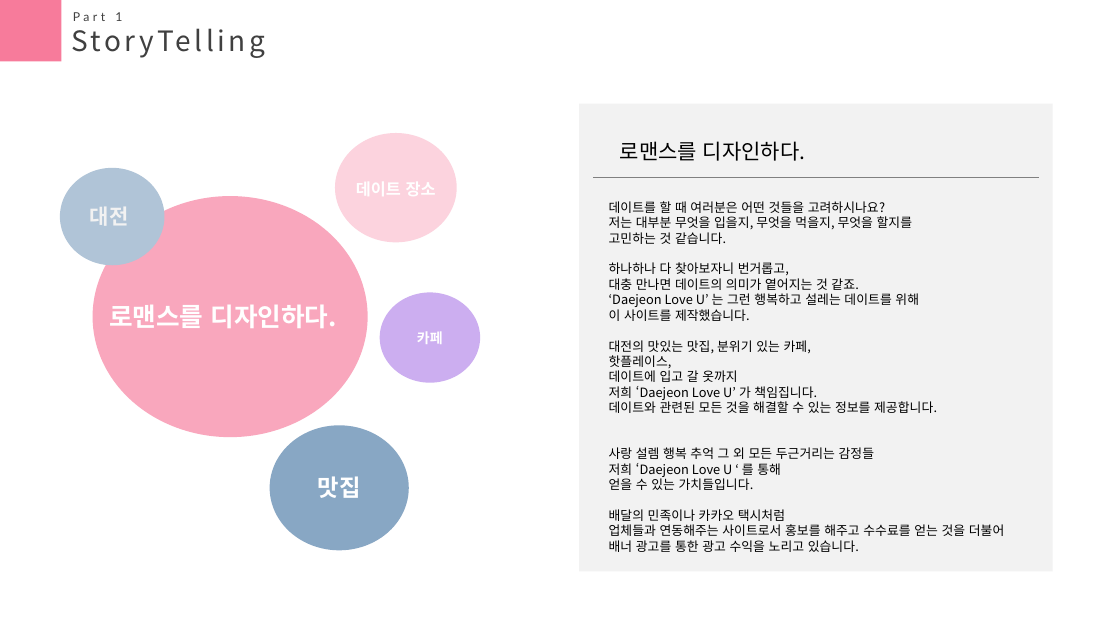
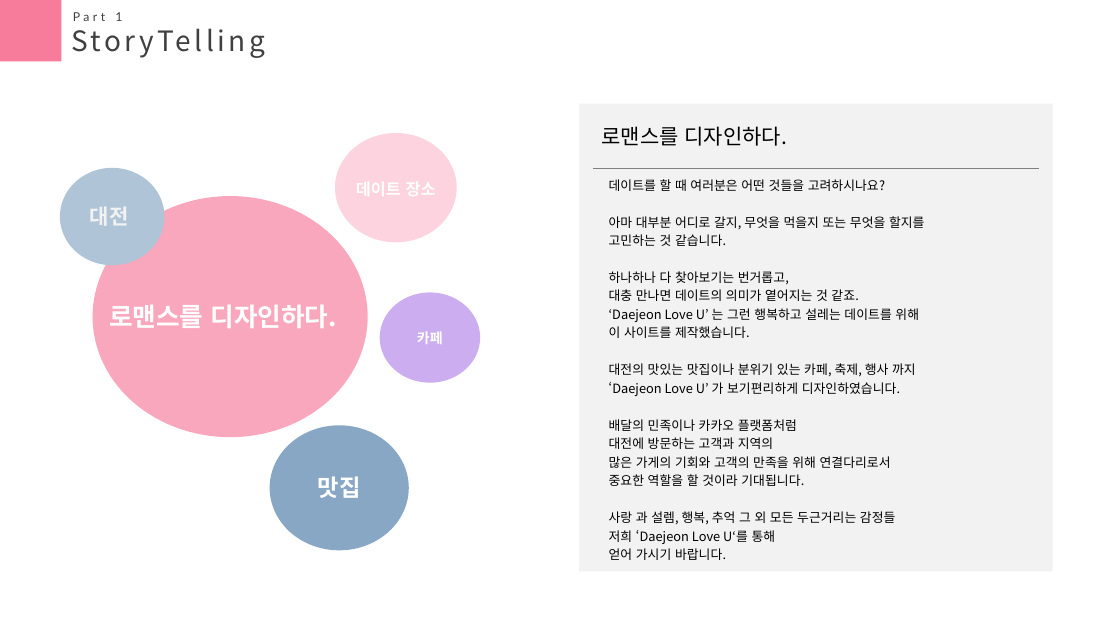
Before and after one commit to seasukmin/DateTeam, a slide deck: slide 3 of 박근모 - 메인/ppt.pptx. Drawn at 1120x630 pixels with LibreOffice and Linux fonts; fonts in the diff are those of the drawing. Boxes give left, top, right and bottom in pixels: in the first picture for what was removed or moved away, otherwise in the second. Text is boxed around its words. In the diff, an @@ line names an element or a change of style, - is before the commit and + after.

```diff
--- a/박근모 - 메인/ppt.pptx
+++ b/박근모 - 메인/ppt.pptx
@@ text "로맨스를 디자인하다.": place and size @@
-text "로맨스를 디자인하다." at (620, 141, 805, 161)
+text "로맨스를 디자인하다." at (601, 126, 787, 146)
@@ line moved from (593, 177) - (1039, 177) to (593, 169) - (1039, 169) @@
@@ text "데이트를 할 때 여러분은 어떤 ...": place and size @@
-text "데이트를 할 때 여러분은 어떤 ..." at (609, 201, 1004, 552)
+text "데이트를 할 때 여러분은 어떤 ..." at (609, 179, 924, 560)
@@ text at (609, 179, 919, 338): line spacing 1 to 1.2 @@
@@ text at (609, 216, 924, 229): text changed @@
-저는 대부분 무엇을 입을지, 무엇을 먹을지, 무엇을 할지를
+아마 대부분 어디로 갈지, 무엇을 먹을지 또는 무엇을 할지를
@@ text at (609, 271, 789, 284): text changed @@
-하나하나 다 찾아보자니 번거롭고,
+하나하나 다 찾아보기는 번거롭고,
@@ text at (609, 363, 916, 560): text changed @@
-대전의 맛있는 맛집, 분위기 있는 카페,
-핫플레이스,
-데이트에 입고 갈 옷까지
-저희 ‘Daejeon Love U’ 가 책임집니다.
-데이트와 관련된 모든 것을 해결할 수 있는 정보를 제공합니다.
-사랑 설렘 행복 추억 그 외 모든 두근거리는 감정들
-저희 ‘Daejeon Love U ‘ 를 통해
-얻을 수 있는 가치들입니다.
-배달의 민족이나 카카오 택시처럼
-업체들과 연동해주는 사이트로서 홍보를 해주고 수수료를 얻는 것을 더불어 배너 광고를 통한 광고 수익을 노리고 있습니다.
+대전의 맛있는 맛집이나 분위기 있는 카페, 축제, 행사 까지
+‘Daejeon Love U’ 가 보기편리하게 디자인하였습니다.
+배달의 민족이나 카카오 플랫폼처럼
+대전에 방문하는 고객과 지역의
+많은 가게의 기회와 고객의 만족을 위해 연결다리로서
+중요한 역할을 할 것이라 기대됩니다.
+사랑 과 설렘, 행복, 추억 그 외 모든 두근거리는 감정들
+저희 ‘Daejeon Love U‘를 통해
+얻어 가시기 바랍니다.
```
Also in this commit, not shown: 7 other slides changed, 4 slides removed, 5 other files.
